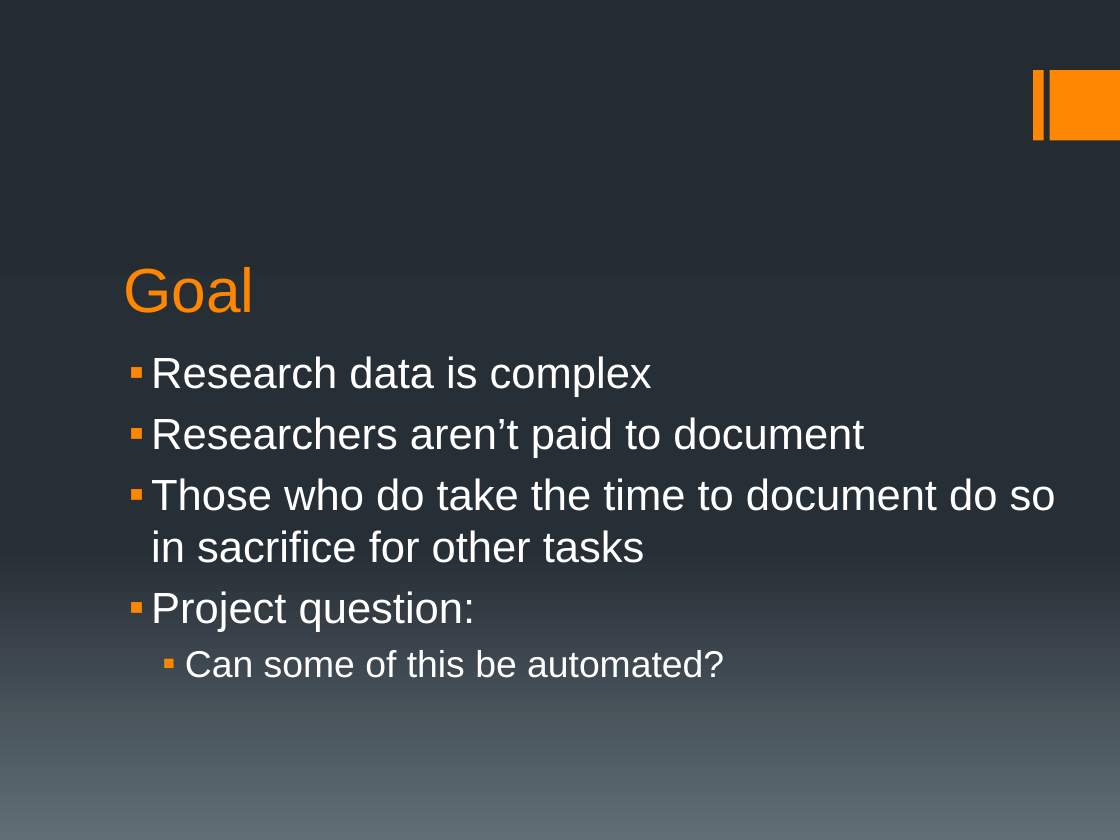
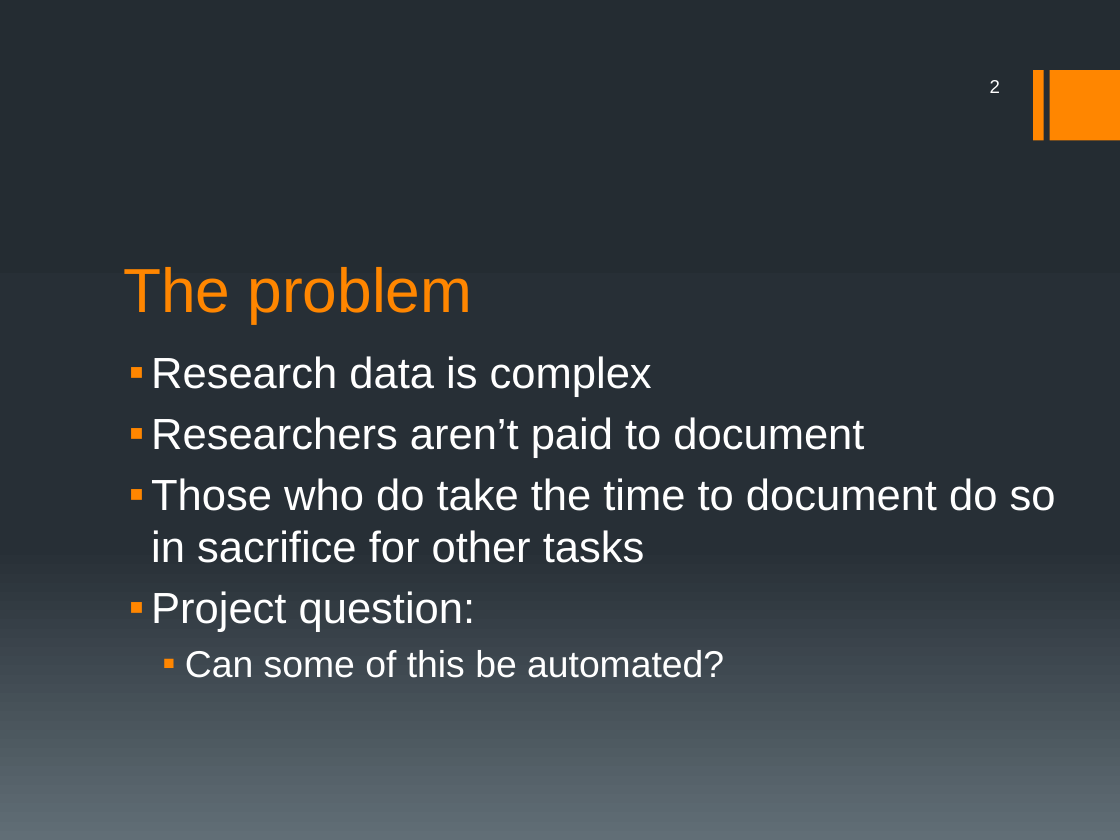
Before and after one commit to elliewix/data-profile-tool, a slide deck: slide 2 of wickes data cleaning final presentation.pptx. Drawn at 1120x840 pixels with LibreOffice and Linux fonts; fonts in the diff are those of the drawing. Boxes give left, top, right and bottom in pixels: in the first picture for what was removed or moved away, otherwise in the second. Text is boxed around its words. In the diff, an @@ line names an element or a change of style, - is before the commit and + after.

```diff
--- a/wickes data cleaning final presentation.pptx
+++ b/wickes data cleaning final presentation.pptx
@@ page number added at (990, 80, 1000, 93), 12 pt, text #FFFFFF @@
+2
@@ title at (123, 267, 473, 323): text changed @@
-Goal
+The problem
```
Also in this commit, not shown: 9 other slides changed, 2 slides added, 3 other files.
